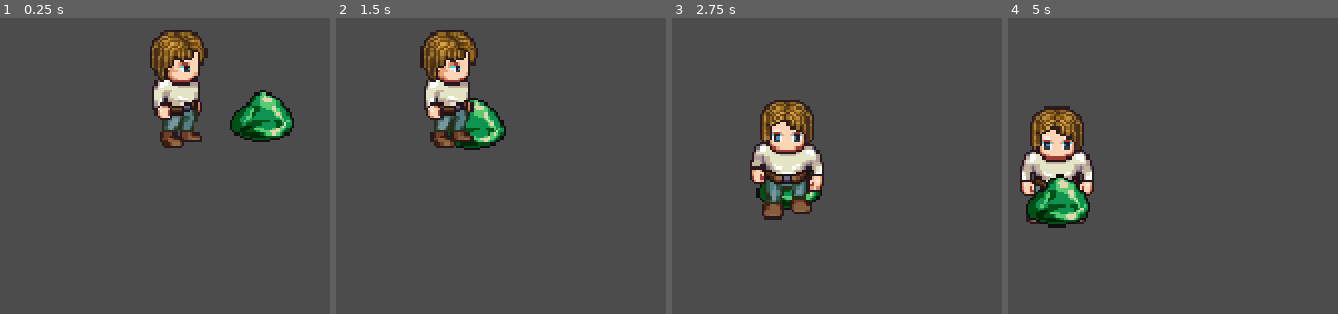
Above: before the commit, frames 1-4 (left to right).
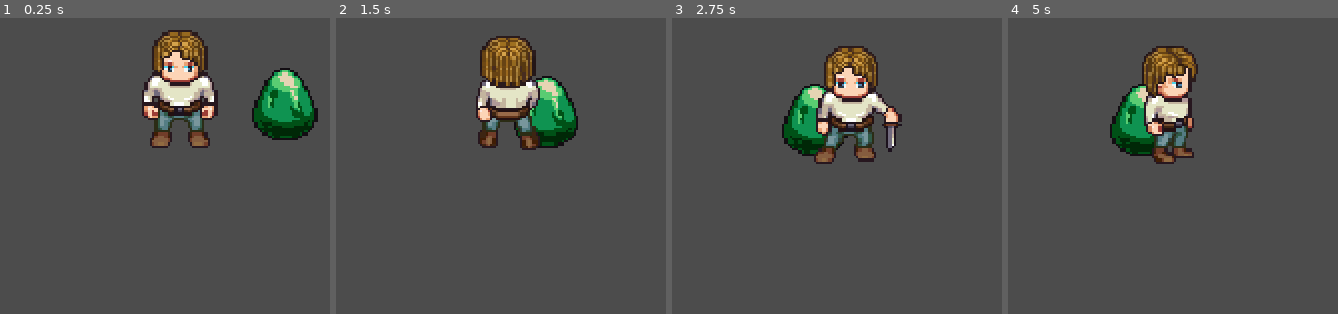
Above: after the commit, the same moments.

Repository: age-of-asparagus/desaturitis
Game: Godot game, scene res://World.tscn
Two runs of this game, one before a commit and one after it. Both use one fixed random seed, a clock stepped at 60 frames per second and the inputs below.
Inputs (mouse positions are in pixels of both pictures, inside the frame that each line leads up to):
- Up to frame 1 (0.25 s): no input
- Up to frame 2 (1.5 s): move the mouse to (outside the picture) at 0.52 s; hold A (A) 0.53-1.28 s; click (outside the picture) at 0.67 s; tap D (D) at 0.8, 1.35 s; move the mouse to (385, 272) at 1.27 s; click (385, 272) at 1.42 s
- Up to frame 3 (2.75 s): tap S (S) at 1.55 s; move the mouse to (outside the picture) at 2.02 s; hold S (S) from 2.03 s (still down); click (outside the picture) at 2.3 s
- Up to frame 4 (5 s): move the mouse to (outside the picture) at 2.77 s; release S (S) at 2.78 s; click (outside the picture) at 2.85 s; tap A (A) at 3.05 s; move the mouse to (outside the picture) at 3.52 s; hold A (A) 3.53-4.28 s; click (outside the picture) at 3.67 s; tap D (D) at 3.8, 4.35 s; move the mouse to (outside the picture) at 4.27 s; click (outside the picture) at 4.42 s; tap S (S) at 4.55 s

The runs differ from the first frame. In frame 1, 9.7% of the frame differs, in the area x 43-97%, y 4-44%; in frame 2, 14%; in frame 3, 14%; in frame 4, 15%, in the area x 3-58%, y 9-71%.

Commit message:
Slime Movement

Diff:
--- a/Player.gd
+++ b/Player.gd
@@ -5,11 +5,32 @@
 var speed = 25
 var velocity = Vector2.ZERO
 var moving = false
+
 onready var animationPlayer = $AnimationPlayer
 onready var animationTree = $AnimationTree
 onready var animationState = animationTree.get("parameters/playback")
 
+var state = MOVE
+
+enum{
+	MOVE,
+	ATTACK
+}
+
+func _ready():
+	animationTree.active = true
+
 func _physics_process(delta):
+	match state:
+		MOVE:
+			move_state()
+
+		ATTACK:
+			attack_state()
+
+
+
+func move_state():
 
 	velocity = Vector2.ZERO
 
@@ -34,7 +55,7 @@
 		acceleration = 0
 
 
-	if moving:
+	if velocity != Vector2.ZERO:
 		animationTree.set("parameters/Idle/blend_position", velocity)
 		animationTree.set("parameters/Run/blend_position", velocity)
 		animationState.travel("Run")
@@ -44,6 +65,15 @@
 	if moving and acceleration < max_acceleration:
 		acceleration += .1
 
+	velocity = move_and_slide(velocity.normalized() * speed * acceleration)
 
+	if Input.is_action_just_pressed("Left_Click"):
+		state = ATTACK
 
-	velocity = move_and_slide(velocity.normalized() * speed * acceleration)
+func attack_state():
+	print(velocity)
+	animationTree.set("parameters/Attack/blend_position", velocity)
+	animationState.travel("Attack")
+
+func attack_animation_finished():
+	state = MOVE
--- a/Player.tscn
+++ b/Player.tscn
@@ -7,6 +7,126 @@
 radius = 5.0
 height = 12.0
 
+[sub_resource type="Animation" id=25]
+resource_name = "Attack_Down"
+length = 0.5
+tracks/0/type = "value"
+tracks/0/path = NodePath("Sprite:frame")
+tracks/0/interp = 1
+tracks/0/loop_wrap = true
+tracks/0/imported = false
+tracks/0/enabled = true
+tracks/0/keys = {
+"times": PoolRealArray( 0, 0.1, 0.2, 0.3, 0.4, 0.5, 0.501 ),
+"transitions": PoolRealArray( 1, 1, 1, 1, 1, 1, 1 ),
+"update": 0,
+"values": [ 183, 184, 185, 186, 187, 187, 187 ]
+}
+tracks/1/type = "method"
+tracks/1/path = NodePath(".")
+tracks/1/interp = 1
+tracks/1/loop_wrap = true
+tracks/1/imported = false
+tracks/1/enabled = true
+tracks/1/keys = {
+"times": PoolRealArray( 0.5 ),
+"transitions": PoolRealArray( 1 ),
+"values": [ {
+"args": [  ],
+"method": "attack_animation_finished"
+} ]
+}
+
+[sub_resource type="Animation" id=26]
+resource_name = "Attack_Left"
+length = 0.5
+tracks/0/type = "value"
+tracks/0/path = NodePath("Sprite:frame")
+tracks/0/interp = 1
+tracks/0/loop_wrap = true
+tracks/0/imported = false
+tracks/0/enabled = true
+tracks/0/keys = {
+"times": PoolRealArray( 0, 0.1, 0.2, 0.3, 0.4 ),
+"transitions": PoolRealArray( 1, 1, 1, 1, 1 ),
+"update": 1,
+"values": [ 170, 171, 172, 173, 174 ]
+}
+tracks/1/type = "method"
+tracks/1/path = NodePath(".")
+tracks/1/interp = 1
+tracks/1/loop_wrap = true
+tracks/1/imported = false
+tracks/1/enabled = true
+tracks/1/keys = {
+"times": PoolRealArray( 0.5 ),
+"transitions": PoolRealArray( 1 ),
+"values": [ {
+"args": [  ],
+"method": "attack_animation_finished"
+} ]
+}
+
+[sub_resource type="Animation" id=27]
+resource_name = "Attack_Right"
+length = 0.5
+tracks/0/type = "value"
+tracks/0/path = NodePath("Sprite:frame")
+tracks/0/interp = 1
+tracks/0/loop_wrap = true
+tracks/0/imported = false
+tracks/0/enabled = true
+tracks/0/keys = {
+"times": PoolRealArray( 0, 0.1, 0.2, 0.3, 0.4 ),
+"transitions": PoolRealArray( 1, 1, 1, 1, 1 ),
+"update": 1,
+"values": [ 196, 197, 198, 199, 200 ]
+}
+tracks/1/type = "method"
+tracks/1/path = NodePath(".")
+tracks/1/interp = 1
+tracks/1/loop_wrap = true
+tracks/1/imported = false
+tracks/1/enabled = true
+tracks/1/keys = {
+"times": PoolRealArray( 0.5 ),
+"transitions": PoolRealArray( 1 ),
+"values": [ {
+"args": [  ],
+"method": "attack_animation_finished"
+} ]
+}
+
+[sub_resource type="Animation" id=28]
+resource_name = "Attack_Up"
+length = 0.5
+tracks/0/type = "value"
+tracks/0/path = NodePath("Sprite:frame")
+tracks/0/interp = 1
+tracks/0/loop_wrap = true
+tracks/0/imported = false
+tracks/0/enabled = true
+tracks/0/keys = {
+"times": PoolRealArray( 0, 0.1, 0.2, 0.3, 0.4 ),
+"transitions": PoolRealArray( 1, 1, 1, 1, 1 ),
+"update": 1,
+"values": [ 157, 158, 159, 160, 161 ]
+}
+tracks/1/type = "method"
+tracks/1/path = NodePath(".")
+tracks/1/interp = 1
+tracks/1/loop_wrap = true
+tracks/1/imported = false
+tracks/1/enabled = true
+tracks/1/keys = {
+"times": PoolRealArray( 0.5 ),
+"transitions": PoolRealArray( 1 ),
+"values": [ {
+"args": [  ],
+"method": "attack_animation_finished"
+} ]
+}
+
 [sub_resource type="Animation" id=1]
 resource_name = "Idle_Down"
 length = 0.1
@@ -20,7 +140,7 @@
 tracks/0/keys = {
 "times": PoolRealArray( 0 ),
 "transitions": PoolRealArray( 1 ),
-"update": 1,
+"update": 0,
 "values": [ 130 ]
 }
 
@@ -37,7 +157,7 @@
 tracks/0/keys = {
 "times": PoolRealArray( 0 ),
 "transitions": PoolRealArray( 1 ),
-"update": 1,
+"update": 0,
 "values": [ 117 ]
 }
 
@@ -54,7 +174,7 @@
 tracks/0/keys = {
 "times": PoolRealArray( 0 ),
 "transitions": PoolRealArray( 1 ),
-"update": 1,
+"update": 0,
 "values": [ 143 ]
 }
 
@@ -71,7 +191,7 @@
 tracks/0/keys = {
 "times": PoolRealArray( 0 ),
 "transitions": PoolRealArray( 1 ),
-"update": 1,
+"update": 0,
 "values": [ 104 ]
 }
 
@@ -103,7 +223,7 @@
 tracks/0/keys = {
 "times": PoolRealArray( 0, 0.1, 0.2, 0.3, 0.4, 0.5, 0.6, 0.7 ),
 "transitions": PoolRealArray( 1, 1, 1, 1, 1, 1, 1, 1 ),
-"update": 1,
+"update": 0,
 "values": [ 132, 133, 134, 135, 136, 137, 138, 131 ]
 }
 
@@ -120,7 +240,7 @@
 tracks/0/keys = {
 "times": PoolRealArray( 0, 0.1, 0.2, 0.3, 0.4, 0.5, 0.6, 0.7, 0.8 ),
 "transitions": PoolRealArray( 1, 1, 1, 1, 1, 1, 1, 1, 1 ),
-"update": 1,
+"update": 0,
 "values": [ 118, 119, 120, 121, 122, 123, 124, 125, 117 ]
 }
 
@@ -137,7 +257,7 @@
 tracks/0/keys = {
 "times": PoolRealArray( 0, 0.1, 0.2, 0.3, 0.4, 0.5, 0.6, 0.7, 0.8 ),
 "transitions": PoolRealArray( 1, 1, 1, 1, 1, 1, 1, 1, 1 ),
-"update": 1,
+"update": 0,
 "values": [ 144, 145, 146, 147, 148, 149, 150, 151, 143 ]
 }
 
@@ -154,9 +274,34 @@
 tracks/0/keys = {
 "times": PoolRealArray( 0, 0.1, 0.2, 0.3, 0.4, 0.5, 0.6, 0.7 ),
 "transitions": PoolRealArray( 1, 1, 1, 1, 1, 1, 1, 1 ),
-"update": 1,
+"update": 0,
 "values": [ 106, 107, 108, 109, 110, 111, 112, 105 ]
 }
+
+[sub_resource type="AnimationNodeAnimation" id=32]
+animation = "Attack_Down"
+
+[sub_resource type="AnimationNodeAnimation" id=33]
+animation = "Attack_Up"
+
+[sub_resource type="AnimationNodeAnimation" id=35]
+animation = "Attack_Left"
+
+[sub_resource type="AnimationNodeAnimation" id=36]
+animation = "Attack_Right"
+
+[sub_resource type="AnimationNodeBlendSpace2D" id=29]
+blend_point_0/node = SubResource( 32 )
+blend_point_0/pos = Vector2( 0, 1.1 )
+blend_point_1/node = SubResource( 33 )
+blend_point_1/pos = Vector2( 0, -1 )
+blend_point_2/node = SubResource( 35 )
+blend_point_2/pos = Vector2( -1, 0 )
+blend_point_3/node = SubResource( 36 )
+blend_point_3/pos = Vector2( 1, 0 )
+min_space = Vector2( -1.1, -1 )
+max_space = Vector2( 1.1, 1 )
+blend_mode = 1
 
 [sub_resource type="AnimationNodeAnimation" id=11]
 animation = "Idle_Down"
@@ -209,12 +354,18 @@
 
 [sub_resource type="AnimationNodeStateMachineTransition" id=24]
 
+[sub_resource type="AnimationNodeStateMachineTransition" id=30]
+
+[sub_resource type="AnimationNodeStateMachineTransition" id=31]
+
 [sub_resource type="AnimationNodeStateMachine" id=16]
+states/Attack/node = SubResource( 29 )
+states/Attack/position = Vector2( 544, 169 )
 states/Idle/node = SubResource( 15 )
-states/Idle/position = Vector2( 647, 87 )
+states/Idle/position = Vector2( 667, 80 )
 states/Run/node = SubResource( 22 )
 states/Run/position = Vector2( 832, 87 )
-transitions = [ "Idle", "Run", SubResource( 23 ), "Run", "Idle", SubResource( 24 ) ]
+transitions = [ "Idle", "Run", SubResource( 23 ), "Run", "Idle", SubResource( 24 ), "Attack", "Idle", SubResource( 30 ), "Idle", "Attack", SubResource( 31 ) ]
 start_node = "Idle"
 
 [sub_resource type="AnimationNodeStateMachinePlayback" id=17]
@@ -234,6 +385,10 @@
 frame = 146
 
 [node name="AnimationPlayer" type="AnimationPlayer" parent="."]
+anims/Attack_Down = SubResource( 25 )
+anims/Attack_Left = SubResource( 26 )
+anims/Attack_Right = SubResource( 27 )
+anims/Attack_Up = SubResource( 28 )
 anims/Idle_Down = SubResource( 1 )
 anims/Idle_Left = SubResource( 2 )
 anims/Idle_Right = SubResource( 3 )
@@ -247,7 +402,7 @@
 [node name="AnimationTree" type="AnimationTree" parent="."]
 tree_root = SubResource( 16 )
 anim_player = NodePath("../AnimationPlayer")
-active = true
 parameters/playback = SubResource( 17 )
+parameters/Attack/blend_position = Vector2( 0, 0 )
 parameters/Idle/blend_position = Vector2( 0, 0 )
 parameters/Run/blend_position = Vector2( 0, 0 )
--- a/Slime.gd
+++ b/Slime.gd
@@ -1,21 +1,49 @@
 extends KinematicBody2D
 
+var can_move = true
 var player = null
-var speed = 40
+var move_distance = 0
+var speed = 90
+var direction = Vector2.ZERO
+var change_direction = true
+var rng = RandomNumberGenerator.new()
 
+func _ready():
+	rng.randomize()
 
 func _physics_process(delta):
 
-	print(player)
+	print(move_distance)
 
-	if player != null and $Player_detector.get_overlapping_bodies():
-		var direction = player.global_position - global_position
-		move_and_slide(direction.normalized() * speed)
+	if move_distance == 0:
+		if player != null:
+			direction = player.global_position - global_position
+		else:
+			if change_direction == true:
+				direction.x = rand_range(-1,1)
+				direction.y = rand_range(-1,1)
+				change_direction = false
+				$Change_direction_timer.wait_time = rng.randi_range(3,5)
+				$Change_direction_timer.start()
 
-
+	if move_distance != 0:
+		move()
 
 
 
 
 func _on_Player_detector_body_entered(body):
 	player = body
+
+func _on_Player_detector_body_exited(body):
+	player = null
+
+func _on_Change_direction_timer_timeout():
+	change_direction = true
+
+func can_move():
+	move_distance = 1800
+
+func move():
+	move_and_slide(direction.normalized() * speed)
+	move_distance -= speed
--- a/Slime.tscn
+++ b/Slime.tscn
@@ -11,11 +11,11 @@
 height = 14.0
 
 [sub_resource type="CircleShape2D" id=10]
-radius = 74.0
+radius = 190.011
 
 [sub_resource type="Animation" id=12]
 resource_name = "Move_Down"
-length = 0.6
+length = 1.2
 loop = true
 tracks/0/type = "value"
 tracks/0/path = NodePath("Sprite:frame")
@@ -24,10 +24,24 @@
 tracks/0/imported = false
 tracks/0/enabled = true
 tracks/0/keys = {
-"times": PoolRealArray( 0, 0.2, 0.4 ),
+"times": PoolRealArray( 0, 0.4, 0.8 ),
 "transitions": PoolRealArray( 1, 1, 1 ),
 "update": 1,
 "values": [ 2, 3, 0 ]
+}
+tracks/1/type = "method"
+tracks/1/path = NodePath(".")
+tracks/1/interp = 1
+tracks/1/loop_wrap = true
+tracks/1/imported = false
+tracks/1/enabled = true
+tracks/1/keys = {
+"times": PoolRealArray( 0.3 ),
+"transitions": PoolRealArray( 1 ),
+"values": [ {
+"args": [  ],
+"method": "can_move"
+} ]
 }
 
 [sub_resource type="Animation" id=11]
@@ -87,4 +101,9 @@
 vframes = 4
 frame = 3
 
+[node name="Change_direction_timer" type="Timer" parent="."]
+one_shot = true
+
 [connection signal="body_entered" from="Player_detector" to="." method="_on_Player_detector_body_entered"]
+[connection signal="body_exited" from="Player_detector" to="." method="_on_Player_detector_body_exited"]
+[connection signal="timeout" from="Change_direction_timer" to="." method="_on_Change_direction_timer_timeout"]
--- a/project.godot
+++ b/project.godot
@@ -68,6 +68,11 @@
 "events": [ Object(InputEventKey,"resource_local_to_scene":false,"resource_name":"","device":0,"alt":false,"shift":false,"control":false,"meta":false,"command":false,"pressed":false,"scancode":68,"physical_scancode":0,"unicode":0,"echo":false,"script":null)
  ]
 }
+Left_Click={
+"deadzone": 0.5,
+"events": [ Object(InputEventMouseButton,"resource_local_to_scene":false,"resource_name":"","device":-1,"alt":false,"shift":false,"control":false,"meta":false,"command":false,"button_mask":0,"position":Vector2( 0, 0 ),"global_position":Vector2( 0, 0 ),"factor":1.0,"button_index":1,"pressed":false,"doubleclick":false,"script":null)
+ ]
+}
 
 [layer_names]
 
Not shown: 1 places in Player.tscn that only renumber resources
Not shown, changed: assets/LPC Base Assets/UI/shadow.png.import
Not shown, changed: assets/LPC Base Assets/sprites/monsters/bat.png.import
Not shown, changed: assets/LPC Base Assets/sprites/monsters/bee.png.import
Not shown, changed: assets/LPC Base Assets/sprites/monsters/big_worm.png.import
Not shown, changed: assets/LPC Base Assets/sprites/monsters/eyeball.png.import
Not shown, changed: assets/LPC Base Assets/sprites/monsters/ghost.png.import
Not shown, changed: assets/LPC Base Assets/sprites/monsters/man_eater_flower.png.import
Not shown, changed: assets/LPC Base Assets/sprites/monsters/pumpking.png.import
Not shown, changed: assets/LPC Base Assets/sprites/monsters/slime.png.import
Not shown, changed: assets/LPC Base Assets/sprites/monsters/small_worm.png.import
Not shown, changed: assets/LPC Base Assets/sprites/monsters/snake.png.import
(and 56 more such lines)
